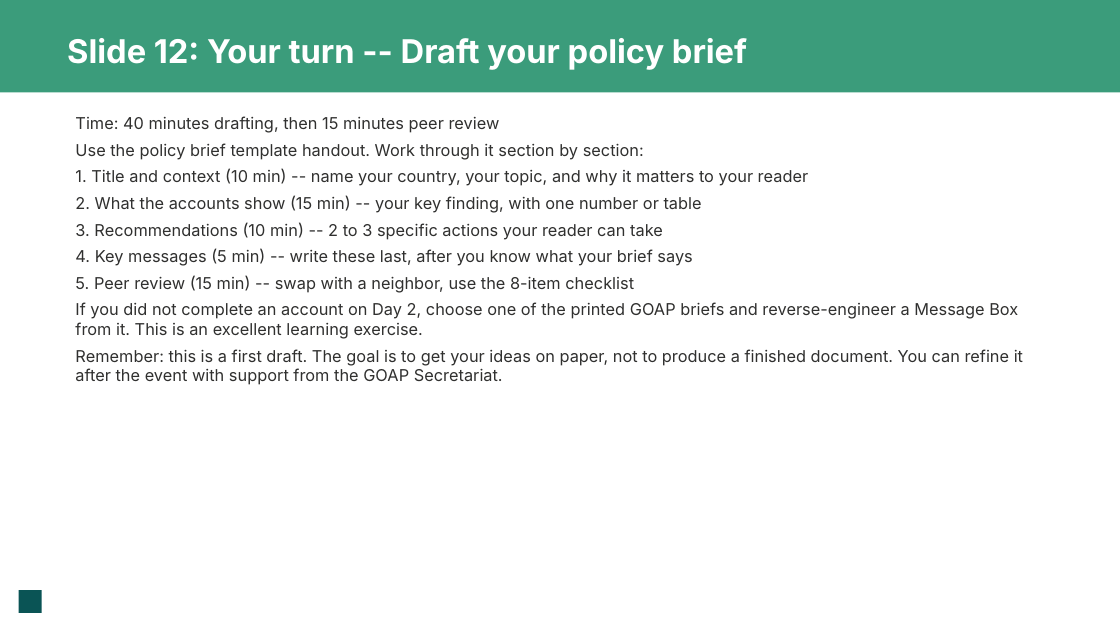
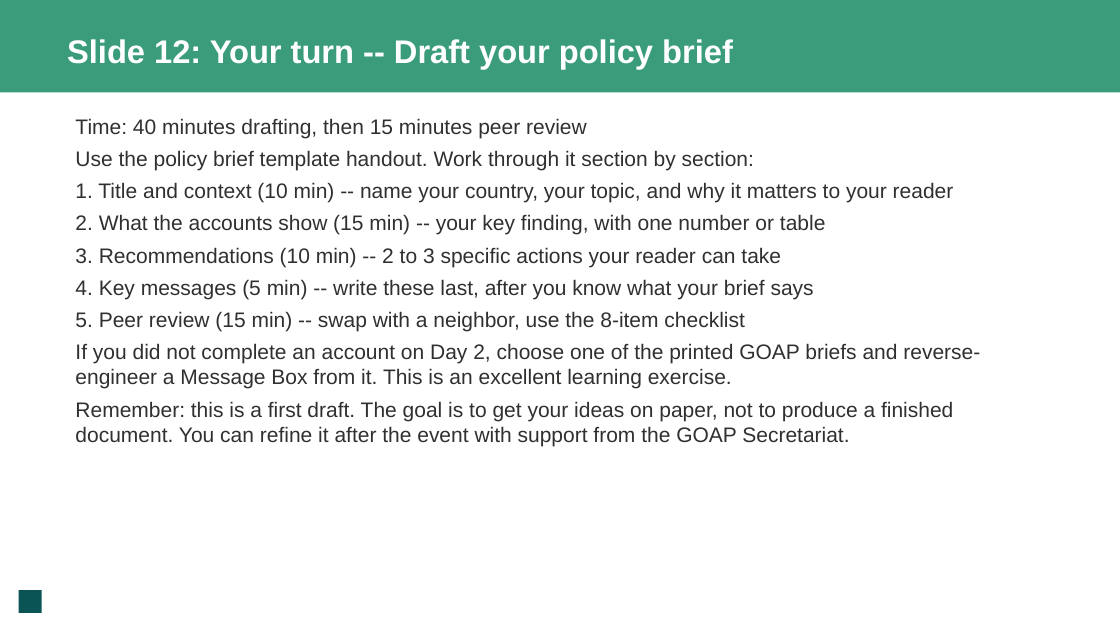
Before and after one commit to MariaGAlarcon/ocean-accounts-expert, a slide deck: slide 13 of s-s-event-bogor/sessions/day-3/policy-brief-clinic/policy-brief-slides.pptx. Drawn at 1120x630 pixels with LibreOffice and Linux fonts; fonts in the diff are those of the drawing; background and template pictures are left out. Boxes give left, top, right and bottom in pixels: in the first picture for what was removed or moved away, otherwise in the second. Text is boxed around its words. In the diff, an @@ line names an element or a change of style, - is before the commit and + after.

```diff
--- a/s-s-event-bogor/sessions/day-3/policy-brief-clinic/policy-brief-slides.pptx
+++ b/s-s-event-bogor/sessions/day-3/policy-brief-clinic/policy-brief-slides.pptx
@@ rectangle "Slide 12: Your turn -- ..." at box(0, 0, 1120, 92): font Inter to Arial @@
@@ text "Time: 40 minutes drafting, then ..." at box(75, 118, 980, 446): size 14 to 18 pt, font Inter to Arial @@
```
Also in this commit, not shown: 14 other slides changed, 2 other files.
